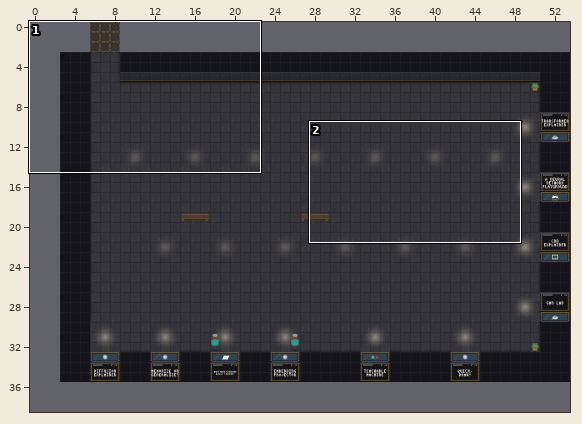
An edit to a level. Tiled map (JSON), maps/workbench.tmj. The picture above shows the old version from afar; the outline marks the close-up.
Close-up. Old version:
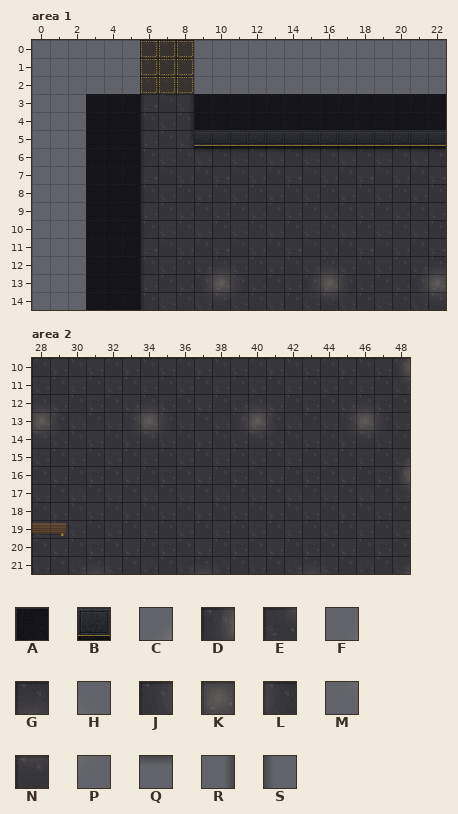
Cells are 32x32 px. Shown: area 1 x 0..22, y 0..14; area 2 x 28..48, y 10..21. The commit also changed other parts of the map, which this record leaves out.
Key: from "museum": A 44, B 59, C 63, D 66, E 69, F 72, G 73, H 74, J 75, K 76, L 77, M 78, N 79, P 80, Q 81, R 87, S 90.
_ is an empty cell.
Layers that did not change in this view are not listed.
Layer "decor" before, area 1, first column x 0:
 0 _______________________
 1 _______________________
 2 _______________________
 3 ______S_R______________
 4 ______S_R______________
 5 ______S_R______________
 6 ______S__QQQQQQQQQQQQQQ
 7 ______S________________
 8 ______S________________
 9 ______S________________
10 ______S________________
11 ______S________________
12 ______S__FGH___FGH___FG
13 ______S__JKL___JKL___JK
14 ______S__MNP___MNP___MN
Layer "walls" before, area 1, first column x 0:
 0 _______________________
 1 _______________________
 2 _______________________
 3 ___AAA___AAAAAAAAAAAAAA
 4 ___AAA___AAAAAAAAAAAAAA
 5 ___AAA___BBBBBBBBBBBBBB
 6 ___AAA_________________
 7 ___AAA_________________
 8 ___AAA_________________
 9 ___AAA_________________
10 ___AAA_________________
11 ___AAA_________________
12 ___AAA_________________
13 ___AAA_________________
14 ___AAA_________________
Layer "decor" before, area 2, first column x 28:
10 ____________________D
11 ____________________E
12 GH___FGH___FGH___FGH_
13 KL___JKL___JKL___JKL_
14 NP___MNP___MNP___MNP_
15 ____________________C
16 ____________________D
17 ____________________E
18 _____________________
19 _____________________
20 _____________________
21 __FGH___FGH___FGH___C
New version:
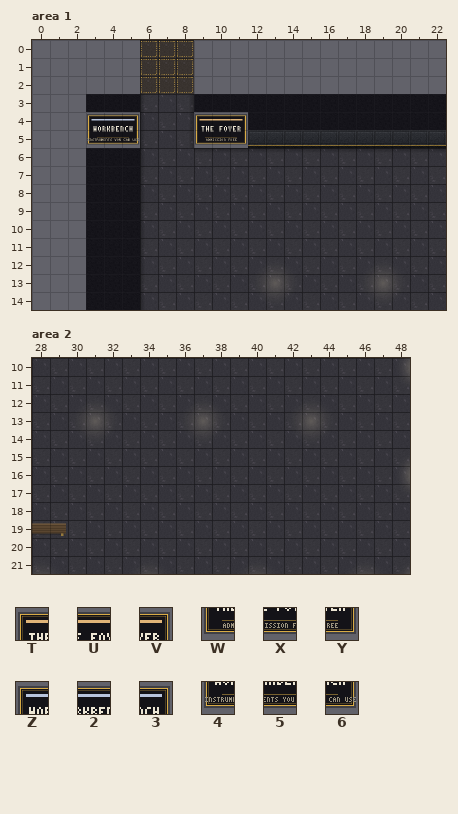
Further tiles: from "museum": T 3365, U 3366, V 3367, W 3368, X 3369, Y 3370, Z 3449, 2 3450, 3 3451, 4 3452, 5 3453, 6 3454.
See-through tiles are keyed as they look on the map.
Difference:
Changed rows in their new state; . is an unchanged cell.
Layer "decor", area 1:
first column x 10:
13 _..K.._..K.._
Layer "walls", area 1:
first column x 3:
 4 Z23...TUV
 5 456...WXY
Layer "decor", area 2:
first column x 28:
13 _..K.._..K.._..K.._
